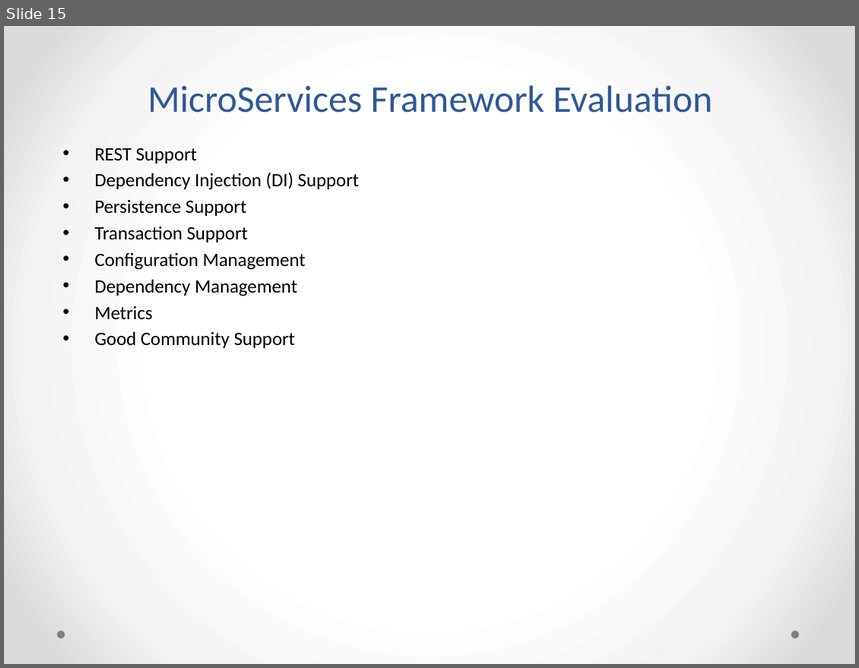
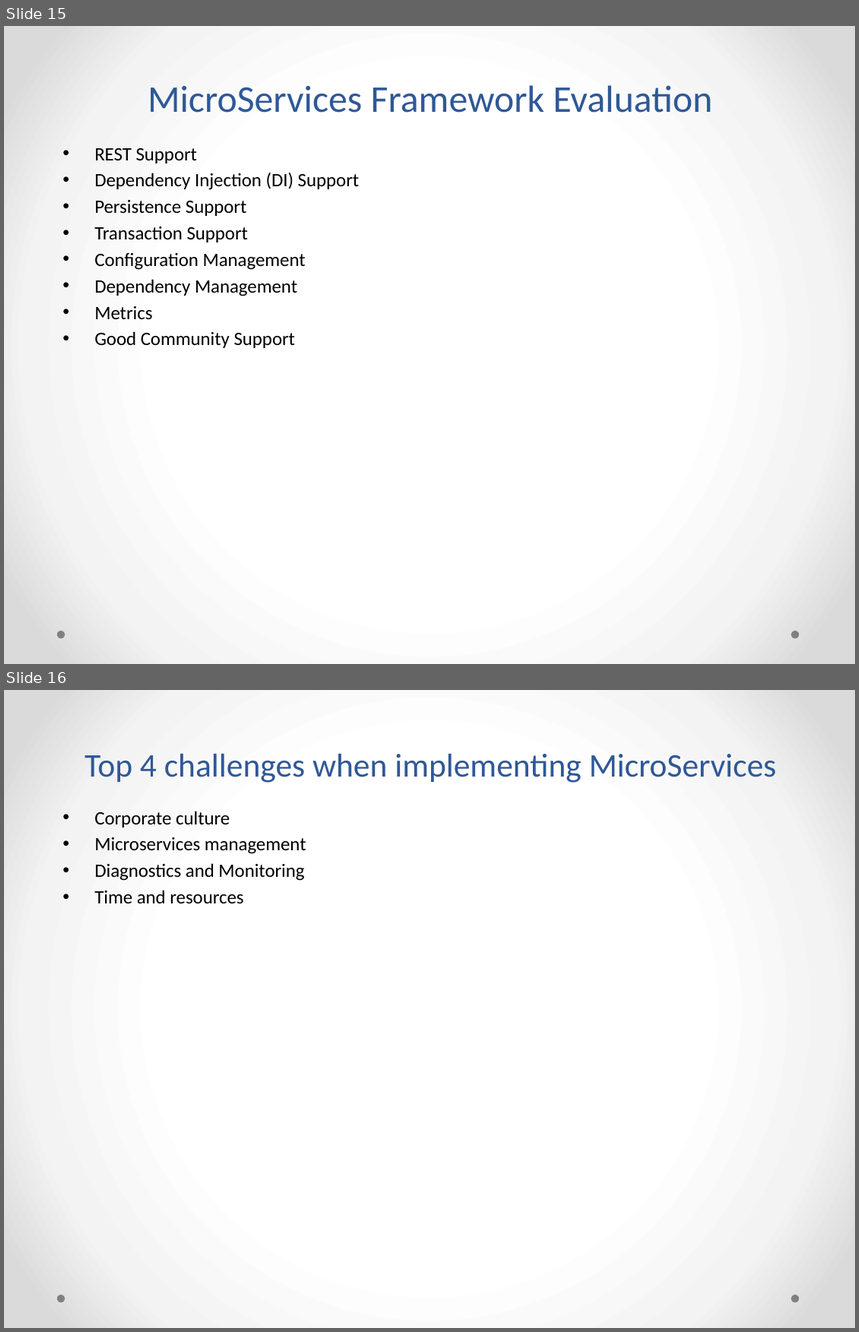
Before and after one commit to notionquest/ProjectDocumentation, a slide deck: MicroServices.pptx. Shown one above the other, each under a label of ours: slide 15 before the commit, slides 15 and 16 after it. The pictures are 859x668 and 859x1332 pixels, drawn with LibreOffice and Linux fonts; fonts in the diff are those of the drawing. Boxes give left, top, right and bottom in pixels: in the first picture for what was removed or moved away, otherwise in the second. Text is boxed around its words. In the diff, an @@ line names an element or a change of style, - is before the commit and + after.

Commit message:
top 4 challenges
top 4 challenges

```diff
--- a/MicroServices.pptx
+++ b/MicroServices.pptx
@@ slide 16 added at <box>4,690,855,1328</box>, background gradient #FFFFFF to #F4F4F4 to #DADADA; not listed: 2 template elements that a slide beside it also shows @@
@@ title added at <box>85,753,777,783</box>, 28 pt, text #2F5897 @@
+Top 4 challenges when implementing MicroServices
@@ text added at <box>94,811,306,904</box>, 16 pt, text #000000 @@
+• Corporate culture
+• Microservices management
+• Diagnostics and Monitoring
+• Time and resources
```
